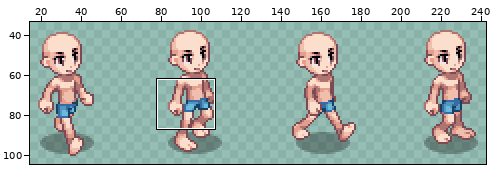
Two versions of one sprite sheet, data/BY_male_SE_walk.png. The picture above shows the old version from afar; the outline marks the close-up.
Close-up. Earlier state:
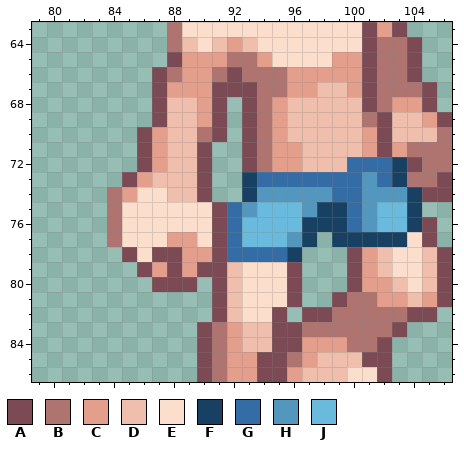
The file is 256x128 pixels. Pixels under 10% opacity are left out. Colours within 5 levels of each other are drawn and written as one. Shown: x 79..106, y 63..86. The wide view leaves out empty margins.
Palette (. is transparent): A #7c4a54  B #b07470  C #e49e8c  D #f0beac  E #fcdecc  F #174062  G #346ca5  H #5497be  J #69badc
Pixels before, first column x 84:
63 ....BEEEEEEEEEEEEACA...
64 ....BDEDCDEEEEEEEABBA..
65 ....ACCCBBCEEEECCABBA..
66 ...ABCCBABBBCCCCCABBA..
67 ...ACCCAAABBCCDDCABBBA.
68 ...ADDCA.ABCDDDDDABCCA.
69 ...ADDCA.ABCDDDDDBADDCA
70 ..ACDDBA.ABCDDDDDCADDDB
71 ..ACDDA..ABCCDDDDCACBBB
72 ..ACDDA..ABCCDDDGGGFABB
73 .ACDDDA..FGGGGGGGHGFBBA
74 BCEEDDA..FHHHHHGGHHHFAA
75 BEEEEEEAGHJJJHFFGHJJF..
76 BEEEEEEAGJJJJFFFGHJJFA.
77 BEEECCEAGJJJHF.FFFFFEA.
78 .AEAACCAGGGGF...ACDEEDA
79 ..ACACAADEEEA...ACDEEDA
80 ...AAA.ADEEEA...ACCDEDA
81 .......ADEEEA..ABBCCDCA
82 .......ADEEA.AABBBBBAA.
83 ......ABCDDAABBBBBBA...
84 ......ABCDDAACCCBBA....
85 ......ABCCAABCDDDAA....
86 ......ABCCAACDDDEEA....
The same view after the edit:
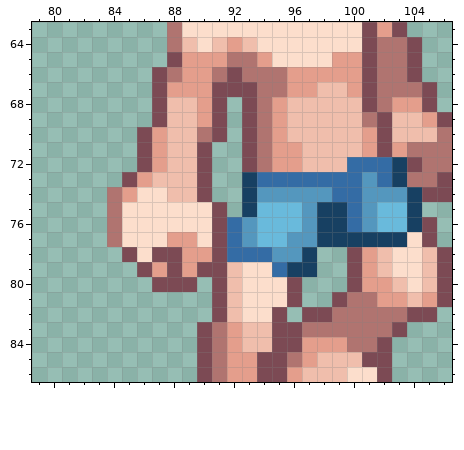
Log entry: Updated tiles. Added NE direction for males.
Diff:
Colour F is added in row 77 at x 98; in rows 78 to 79 at x 97.
Colour F replaces colour A in row 79 at x 96.
Colour F replaces colour H in row 75 at x 93.
Colour G replaces colour E in row 79 at x 95.
Colour H replaces colour F in rows 76 to 77 at x 97; in row 78 at x 96.
Colour H replaces colour G in row 78 at x 95.
Colour H replaces colour J in rows 76 to 77 at x 93.
Colour G is removed in row 75 at x 92.
Pixel boxes of the changes (left, top, right, bottom) in both close-ups:
changed: (227, 202, 332, 277)
